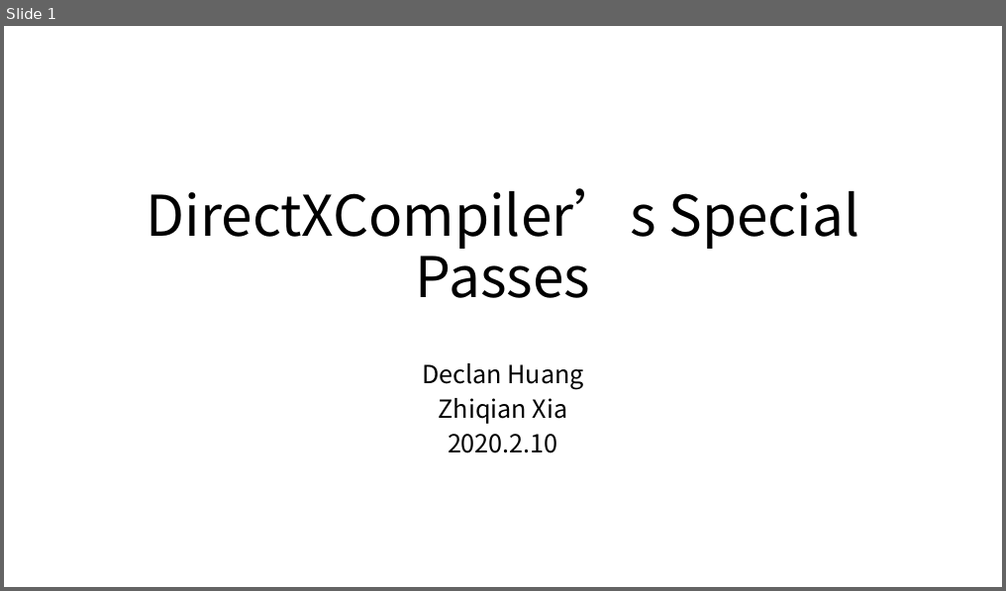
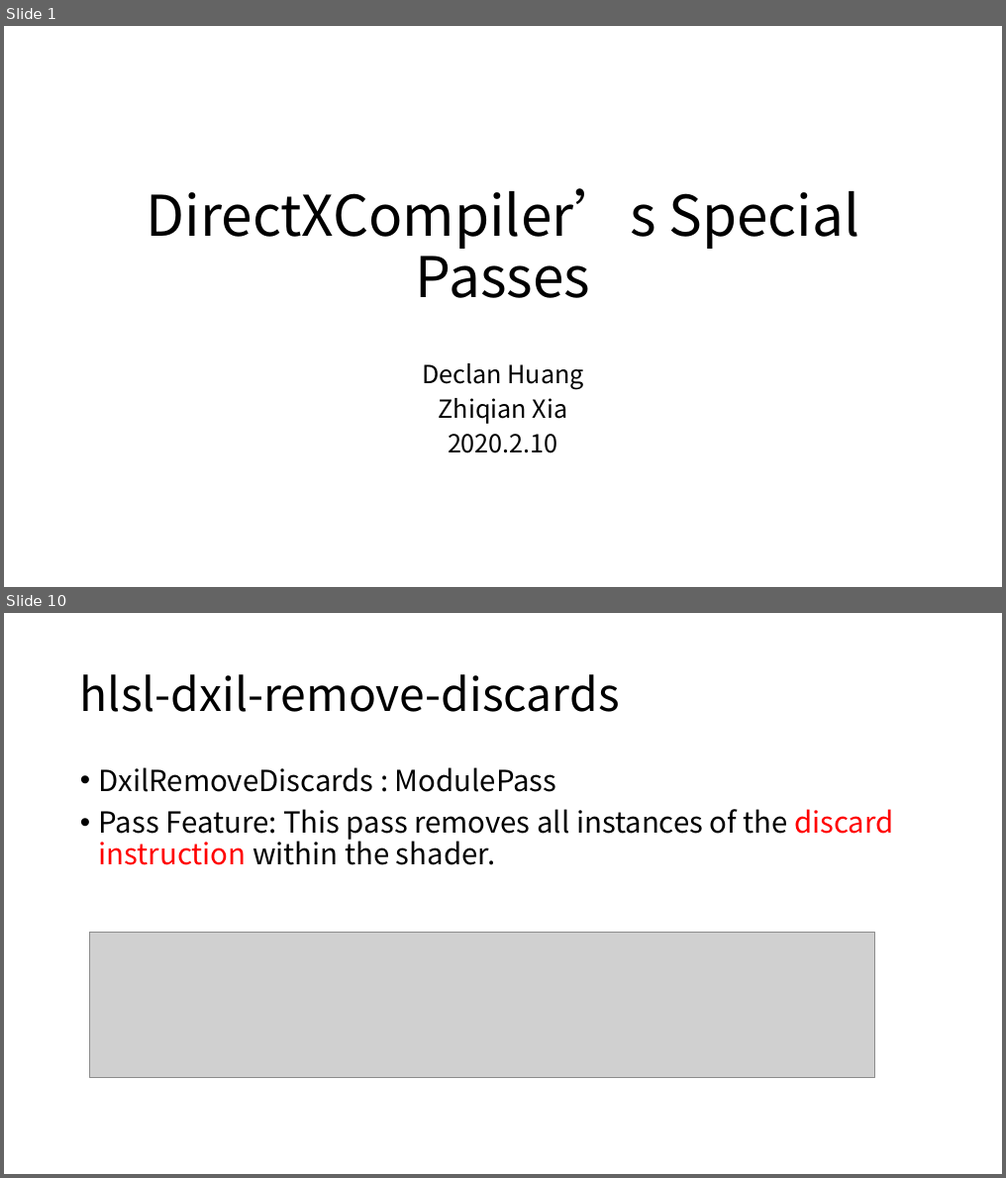
Before and after one commit to xiazhiqian/DXCompiler-Analysis, a slide deck: DirectXShaderCompiler.pptx. Shown one above the other, each under a label of ours: slide 1 before the commit, slides 1 and 10 after it; the slides between them are not shown. The pictures are 1006x591 and 1006x1178 pixels, drawn with LibreOffice and Linux fonts; fonts in the diff are those of the drawing; grey boxes stand for pictures. Boxes give left, top, right and bottom in pixels: in the first picture for what was removed or moved away, otherwise in the second. Text is boxed around its words. In the diff, an @@ line names an element or a change of style, - is before the commit and + after.

Commit message:
add hlsl-dxil-remove-discards && dxil-gvn-hoist

```diff
--- a/DirectXShaderCompiler.pptx
+++ b/DirectXShaderCompiler.pptx
@@ slide 10 added at <box>4,613,1002,1174</box>, background #FFFFFF @@
@@ title added at <box>80,674,620,712</box>, 44 pt, text #000000 @@
+hlsl-dxil-remove-discards
@@ text added at <box>99,767,894,865</box>, 28 pt, text #000000 @@
+• DxilRemoveDiscards : ModulePass
+• Pass Feature: This pass removes all instances of the discard instruction within the shader.
@@ picture added at <box>90,932,875,1077</box> @@
```
Also in this commit, not shown: 6 slides changed, 3 other slides added.
